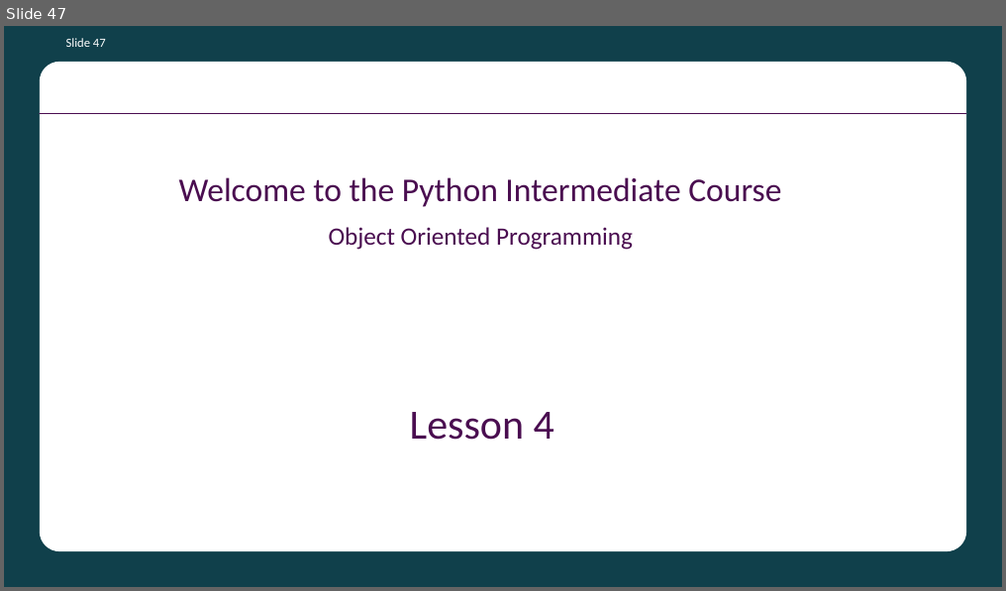
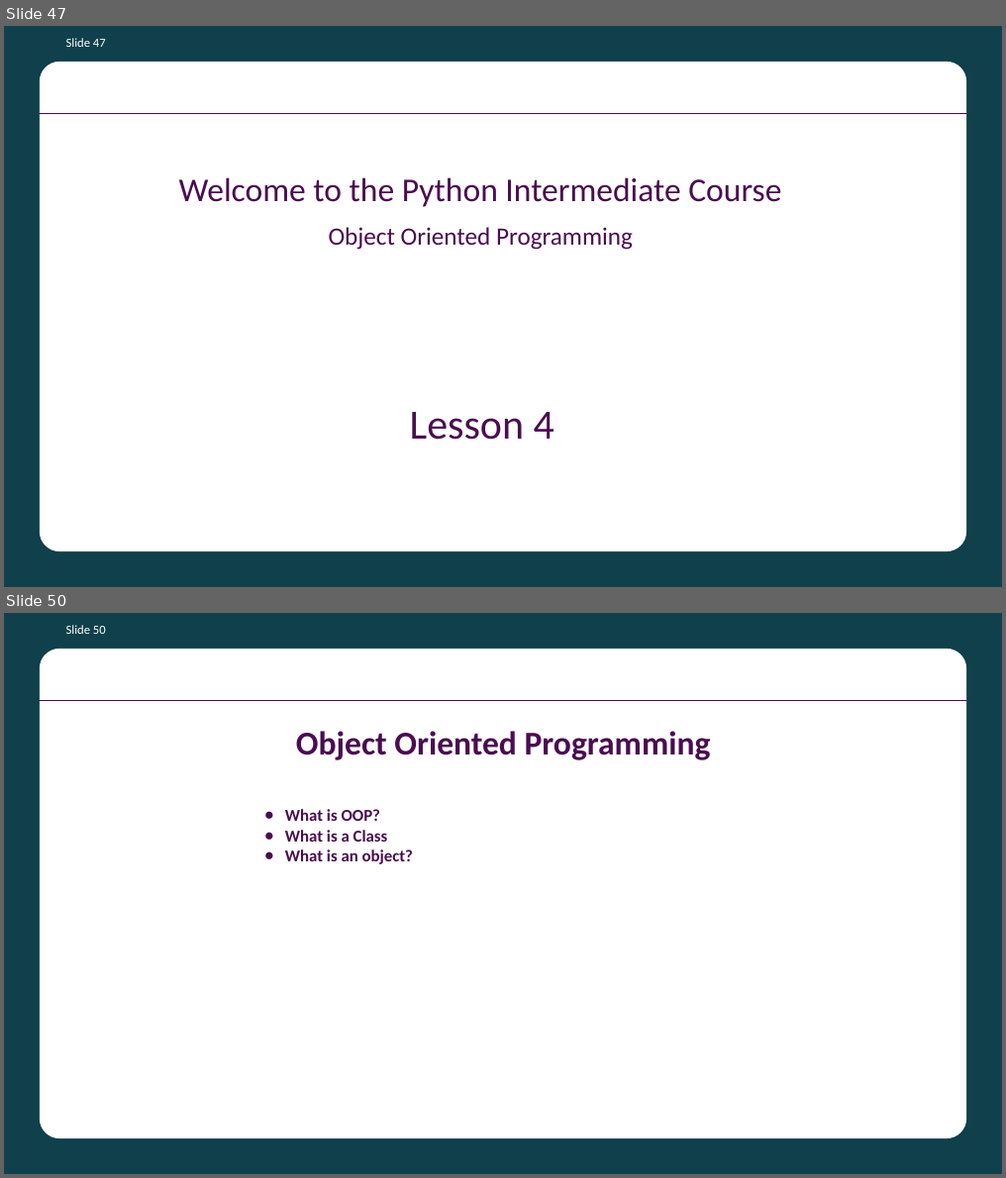
Before and after one commit to batecsw/OOP_class_work, a slide deck: Python OOP Course Presentation.pptx. Shown one above the other, each under a label of ours: slide 47 before the commit, slides 47 and 50 after it; the slides between them are not shown. The pictures are 1006x591 and 1006x1178 pixels, drawn with LibreOffice and Linux fonts; fonts in the diff are those of the drawing; background and template pictures are left out. Boxes give left, top, right and bottom in pixels: in the first picture for what was removed or moved away, otherwise in the second. Text is boxed around its words. In the diff, an @@ line names an element or a change of style, - is before the commit and + after.

```diff
--- a/Python OOP Course Presentation.pptx
+++ b/Python OOP Course Presentation.pptx
@@ slide 50 added at bbox=[4, 613, 1002, 1174], background #10404B; not listed: 2 template elements that a slide beside it also shows @@
@@ page number added at bbox=[66, 625, 106, 634], 18 pt, text #FFFFFF @@
+Slide 50
@@ title added at bbox=[296, 731, 711, 761], 48 pt, text #4A0D50, bold @@
+Object Oriented Programming
@@ title added at bbox=[285, 809, 413, 864], 24 pt, text #4A0D50, bold @@
+● What is OOP?
+● What is a Class
+● What is an object?
```
Also in this commit, not shown: 6 other slides added, 2 other files.
